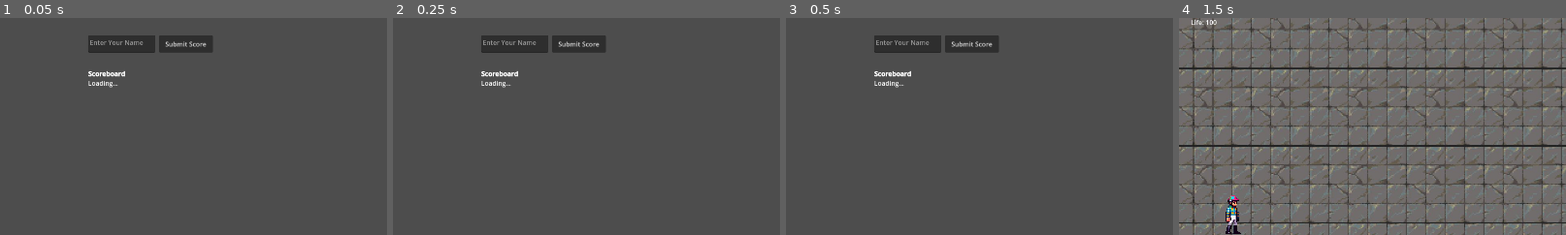
Above: before the commit, frames 1-4 (left to right).
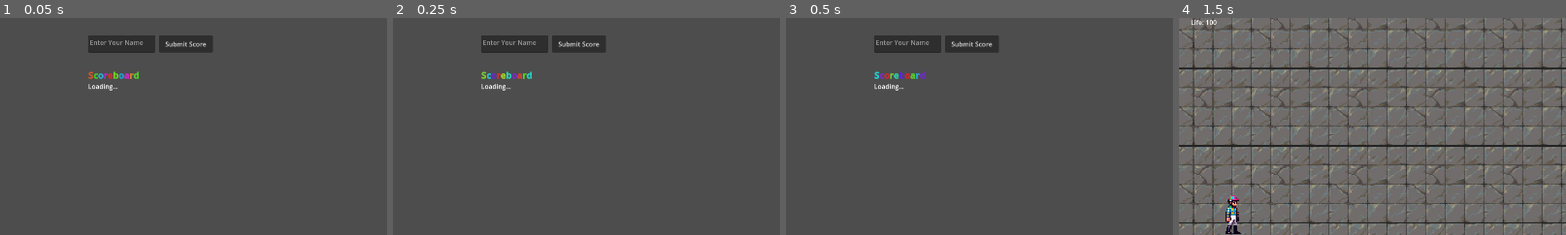
Above: after the commit, the same moments.

Repository: elVariable/gamejam
Game: Godot game, scene res://scenes/levels/game_over.tscn
The game is run twice, just before and just after one commit, with the same random seed, the same clock (stepped at 60 frames per second) and the same inputs. This scene is started directly instead of the project's main scene. The engine's default icon, where the game draws it, is replaced by a stand-in: a white triangle on a blue panel in a dark square. Sound files missing from this copy of the repository are replaced by a short silence.
Inputs (mouse positions are % of the whole screen's width and height, from its top left):
- Up to frame 1 (0.05 s): no input
- Up to frame 2 (0.25 s): no input
- Up to frame 3 (0.5 s): no input
- Up to frame 4 (1.5 s): click (59, 12) at 0.52 s; type "Alex" at 0.6 s; click "Restart" at 1.25 s
The pictures show only the part of the screen within x 43-93%, y 6-56%; the shares and areas given below are measured in that part.

The runs differ from the first frame. In frame 1, 0.5% of the frame differs, in the area x 22-36%, y 24-34%; in frame 2, 0.5%; in frame 3, 0.5%; in frame 4, nothing differs.

Commit message:
fancy scoreboard

Diff:
--- a/scenes/levels/game_over.tscn
+++ b/scenes/levels/game_over.tscn
@@ -30,6 +30,7 @@
 
 [node name="ScoreView" type="RichTextLabel" parent="Control"]
 unique_name_in_owner = true
+process_mode = 3
 layout_mode = 0
 offset_left = 1045.0
 offset_top = 192.0
--- a/scripts/game_over.gd
+++ b/scripts/game_over.gd
@@ -20,7 +20,7 @@
     update_scoreboard_text(json.get_data())
 
 func update_scoreboard():
-    $Control/ScoreView.text = "[b]Scoreboard[/b]\nLoading..."
+    $Control/ScoreView.text = "[b][rainbow][font_size=22]Scoreboard[/font_size][/rainbow][/b]\nLoading..."
     # Perform a GET request. The URL below returns JSON as of writing.
     var error = $HTTPRequest.request("http://msg.elvariable.de/index.php?json")
     if error != OK:
@@ -30,11 +30,23 @@
     if not json_data:
         update_scoreboard()
         return
+    $Control/ScoreView.clear()
 
-    $Control/ScoreView.text = "[b]Scoreboard[/b]"
+    $Control/ScoreView.text = "[b][rainbow][font_size=22]Scoreboard[/font_size][/rainbow][/b]"
+
     # Sorting is already done by the backend (at least I hope so)
+    var i = 0
     for entry in json_data:
-        $Control/ScoreView.text += "\n" + entry["name"] + ": " + str(entry["score"])
+        var color = Color.WEB_GRAY.to_html()
+        if i == 0:
+            color = Color.GOLD.to_html()
+        elif i == 1:
+            color = Color.SILVER.to_html()
+        elif i == 2:
+            color = Color.SADDLE_BROWN.to_html()
+
+        $Control/ScoreView.text += ("\n[color=" + str(color) + "]" + entry["name"] + ": " + str(entry["score"]) + "[/color]")
+        i+=1
 
 # Called every frame. 'delta' is the elapsed time since the previous frame.
 func _process(delta):
